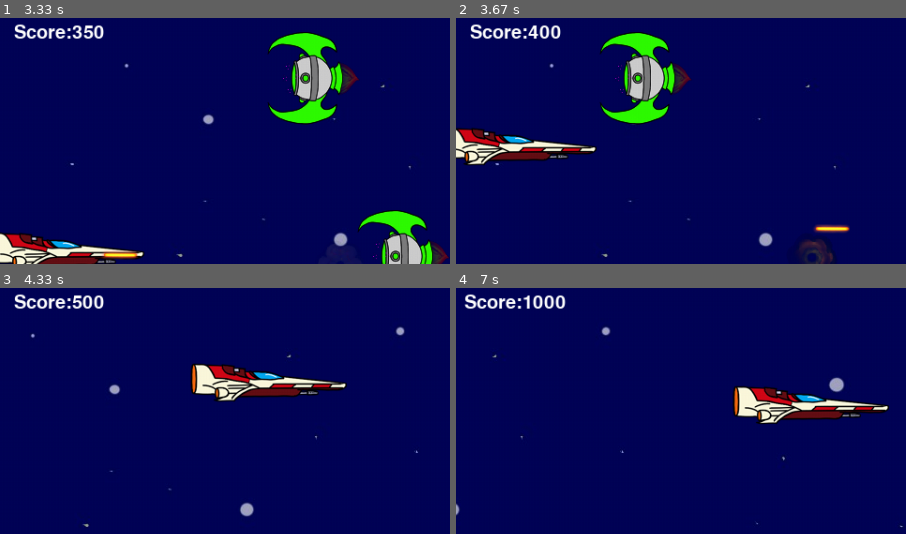
Above: before the commit, frames 1-4 (two rows, left to right).
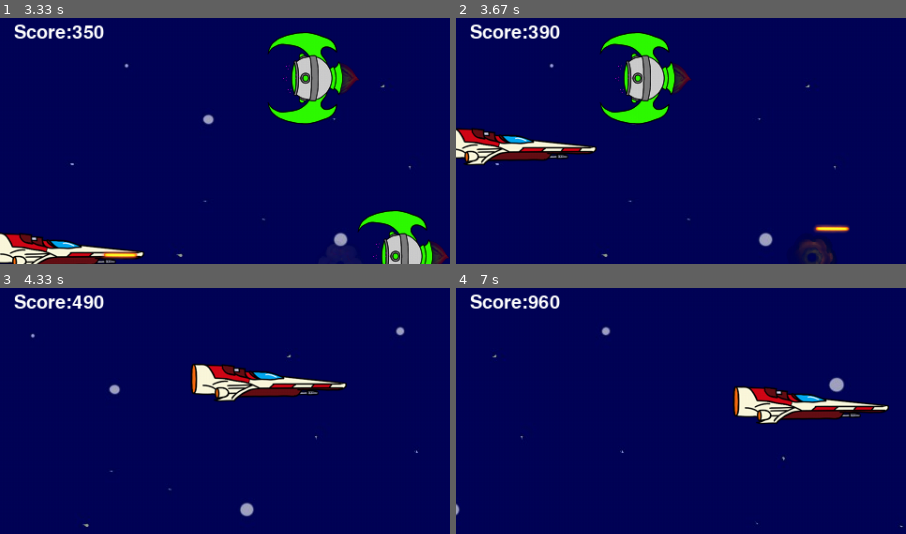
Above: after the commit, the same moments.

Repository: Demi-hero/UoN_Game_Project
Game: pygame game, started from Main.py
Same seed, same stepped clock (60 frames per second), same inputs: the game is played once before the commit and once after it.
Inputs:
- Up to frame 1 (3.33 s): tap Space at 0.33, 1.28, 1.62, 1.92, 2.12, 2.42, 2.68, 3.02, 3.32 s; hold Right 0.67-1.13 s; hold Up 1.22-1.52 s; hold Right 1.55-2.02 s; hold Left 2.05-2.58 s; hold Down 2.62-2.92 s; hold Left from 2.95 s (still down)
- Up to frame 2 (3.67 s): release Left at 3.35 s; hold Up from 3.38 s (still down); tap Space at 3.45 s
- Up to frame 3 (4.33 s): release Up at 3.75 s; hold Right from 3.78 s (still down); tap Space at 3.85, 4.15 s
- Up to frame 4 (7 s): release Right at 4.42 s; hold Down 4.45-4.82 s; tap Space at 4.52, 4.92, 5.22, 5.42, 5.72, 5.92, 6.25, 6.55, 6.75 s; hold Left 4.85-5.32 s; hold Right 5.35-5.82 s; hold Up 5.85-6.15 s; hold Right 6.18-6.65 s; hold Left from 6.68 s (still down)
The pictures show only the part of the screen within x 3-53%, y 0-50%; the shares and areas given below are measured in that part.

Frame 1 is identical in both runs. In frame 2, 0.2% of the frame differs, in the area x 16-24%, y 2-9%; in frame 3, 0.2%; in frame 4, 0.9%, in the area x 1-25%, y 2-9%.

Commit message:
Update Main.py

Diff:
--- a/Main.py
+++ b/Main.py
@@ -70,7 +70,7 @@
                 for alien in gd.aliens:
                     if alien.rect.x < 0 - alien.ln:
                         gd.aliens.remove(alien)
-                        self.score - 10
+                        self.score -= 10
                         gd.new_alien()
 
 
